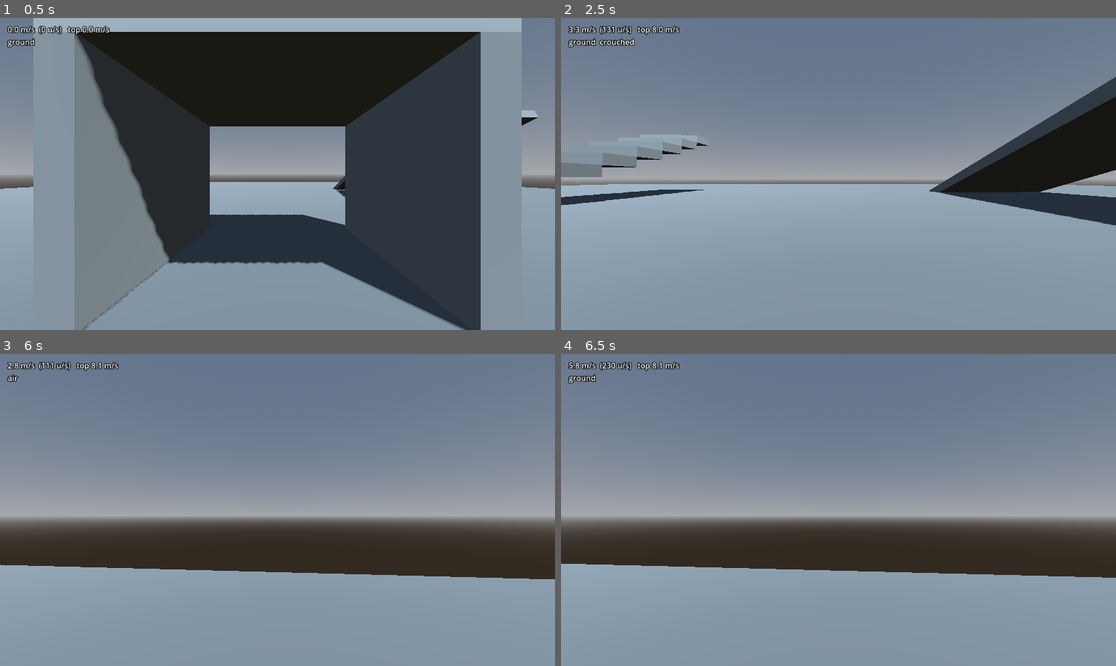
Above: before the commit, frames 1-4 (two rows, left to right).
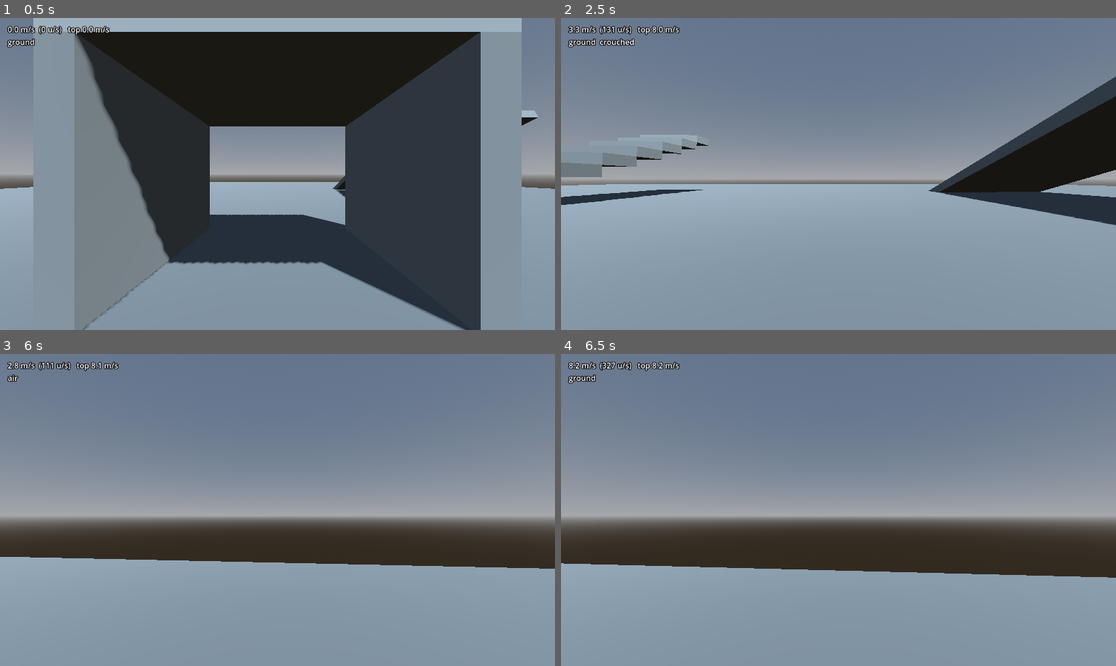
Above: after the commit, the same moments.

Repository: alanfischer/pmove-godot
Game: Godot game, scene res://demo/demo.tscn
Two runs of this game, one before a commit and one after it. Both use one fixed random seed, a clock stepped at 60 frames per second and the inputs below.
Inputs (mouse positions are in pixels of both pictures, inside the frame that each line leads up to):
- Up to frame 1 (0.5 s): no input
- Up to frame 2 (2.5 s): tap Enter at 0.5 s; move the mouse to (866, 174) at 0.52 s; hold Ctrl 0.53-1.28 s; hold W from 0.53 s (still down); tap Space at 0.77, 1.52 s; move the mouse to (810, 174) at 1.27 s; tap Shift at 1.35 s; move the mouse to (849, 167) at 2.02 s; hold Ctrl from 2.03 s (still down)
- Up to frame 3 (6 s): move the mouse to (271, 516) at 2.77 s; release Ctrl at 2.78 s; tap Shift at 2.85, 4.35, 5.85 s; tap Space at 3.02, 3.77, 4.52, 5.75 s; move the mouse to (316, 513) at 3.52 s; hold Ctrl 3.53-4.28 s; move the mouse to (233, 506) at 4.27 s; move the mouse to (283, 510) at 5.02 s; hold Ctrl 5.03-5.78 s; move the mouse to (255, 503) at 5.77 s; release W at 5.78 s; hold D from 5.78 s (still down)
- Up to frame 4 (6.5 s): keep holding D; tap Space at 6.02 s

Frame 1 is identical in both runs. In frame 2, 0.2% of the frame differs, in the area x 0-100%, y 18-67%; in frame 3, 3.0%, in the area x 0-100%, y 65-73%; in frame 4, 0.1%.

Commit message:
Climb stairs with either hull: the demo goes back to a capsule
With lands_walkable, a box no longer has to stand in for the step test, so the
demo is a capsule again and the README stops telling consumers to use a box.
The stair test now walks both hulls up the same stairs and both into the
59-degree control. With the fallback off, the capsule fails the climb (0.00 m
against 1.2 m) and the box still passes.

set_collision_height keeps its box branch. That is how a box hull is resized,
not anything to do with stepping.

Co-Authored-By: Claude Opus 5.5 <noreply@anthropic.com>
Claude-Session: https://claude.ai/code/session_014R1AA6u8DPbxVpNck5nkqR

Diff:
--- a/demo/demo.gd
+++ b/demo/demo.gd
@@ -111,13 +111,11 @@
 	_char.floor_snap_length = 0.0
 	_char.platform_floor_layers = 0
 
-	# A box, as GoldSrc's hulls are. walk_move's step test reads the landing's contact normal,
-	# and a capsule lands on a stair's edge, where that normal tilts toward it: it stalls at
-	# the first riser.
 	var shape := CollisionShape3D.new()
-	var hull := BoxShape3D.new()
-	hull.size = Vector3(0.8, _cfg.stand_height, 0.8)
-	shape.shape = hull
+	var capsule := CapsuleShape3D.new()
+	capsule.height = _cfg.stand_height
+	capsule.radius = 0.4
+	shape.shape = capsule
 	shape.position.y = _cfg.stand_height * 0.5
 	_char.add_child(shape)
 
--- a/tests/test_rounded_hull_steps.gd
+++ b/tests/test_hull_steps.gd
@@ -1,10 +1,14 @@
 extends "res://tests/suite.gd"
-## A capsule steps up stairs it can walk up — and still not up a slope it can't stand on.
+## Box and capsule hulls both step up stairs they can walk up — and neither up a slope it can't
+## stand on.
 ##
 ## The step path accepts a landing by its contact normal. A box lands flat on a stair top; a
 ## capsule lands on the stair's edge, where the normal points at its centre, and from rest
 ## against a 0.4 m riser that read ~0.3: the capsule stopped dead at the first step and never
 ## climbed it. Real bodies here, because the contact normal is the physics server's answer.
+
+# Preloaded, not the class_name: a fresh checkout (CI) has no class cache to resolve it from.
+const GodotBodyScript = preload("res://addons/pmove/godot_body.gd")
 
 const Movement = preload("res://addons/pmove/movement.gd")
 const InputCommand = preload("res://addons/pmove/input_command.gd")
@@ -26,23 +30,29 @@
 	_root().add_child(_keep(sb))
 
 
-## Walks a capsule player toward -z for `ticks`; returns the highest it got.
-func _walk(ticks: int, start := Vector3.ZERO, move := Vector2(0, -1)) -> float:
+func _hulls() -> Dictionary:
+	var cap := CapsuleShape3D.new()
+	cap.radius = 0.4
+	cap.height = 1.8
+	var box := BoxShape3D.new()
+	box.size = Vector3(0.8, 1.8, 0.8)
+	return {"capsule": cap, "box": box}
+
+
+## Walks a player with `hull` toward -z for `ticks`; returns the highest it got.
+func _walk(hull: Shape3D, ticks: int, start := Vector3.ZERO, move := Vector2(0, -1)) -> float:
 	var player := CharacterBody3D.new()
 	player.floor_max_angle = deg_to_rad(46.0)
 	player.floor_snap_length = 0.0
 	var cs := CollisionShape3D.new()
-	var cap := CapsuleShape3D.new()
-	cap.radius = 0.4
-	cap.height = 1.8
-	cs.shape = cap
+	cs.shape = hull
 	cs.position.y = 0.9
 	player.add_child(cs)
-	_root().add_child(_keep(player))
+	_root().add_child(player)
 	player.global_position = start
 
 	var sim := Movement.Simulation.new(MovementConfig.new())
-	var body := GodotBody.new(player)
+	var body := GodotBodyScript.new(player)
 	var state := Movement.MovementState.new()
 	state.on_floor = true
 	var top := 0.0
@@ -52,24 +62,29 @@
 		cmd.delta = 1.0 / 60.0
 		sim.simulate_tick(body, state, cmd)
 		top = maxf(top, player.global_position.y)
+	# Gone now, or it stands in the next hull's way.
+	_root().remove_child(player)
+	player.free()
 	return top
 
 
-func test_capsule_climbs_stairs_from_rest() -> void:
+func test_climbs_stairs_from_rest() -> void:
 	_slab(Vector3(20, 1, 20), Vector3(0, -0.5, 0))
 	for i in 3:
 		_slab(Vector3(3, RISER, TREAD), Vector3(0, RISER * 0.5 + i * RISER, -1.0 - TREAD * 0.5 - i * TREAD))
 	# Starts touching the first riser: no run-up, so no tick ever overhangs the edge far enough
 	# for the contact normal alone to pass.
-	var top := _walk(90, Vector3(0, 0, -0.6))
-	assert_almost_eq(top, RISER * 3, 0.02, "the capsule should reach the third step's top")
+	for name: String in _hulls():
+		var top := _walk(_hulls()[name], 90, Vector3(0, 0, -0.6))
+		assert_almost_eq(top, RISER * 3, 0.02, "the %s should reach the third step's top" % name)
 
 
-func test_capsule_still_refuses_a_slope_it_cannot_stand_on() -> void:
+func test_refuses_a_slope_it_cannot_stand_on() -> void:
 	# The control: past the contact on a 59-degree face is the same face, so the step path must
 	# keep refusing it (ww_2fort's lift ropes, normal.y 0.51).
 	_slab(Vector3(20, 1, 20), Vector3(0, -0.5, 0))
 	var t := acos(0.51)
 	_slab(Vector3(8, 1, 3), Vector3(-sin(t), cos(t), 0) * -0.5, t)
-	var top := _walk(90, Vector3(-3.0, 0.0, 0), Vector2(1, 0))
-	assert_lt(top, 0.6, "a capsule must not step its way up a slope steeper than it can stand on")
+	for name: String in _hulls():
+		var top := _walk(_hulls()[name], 90, Vector3(-3.0, 0.0, 0), Vector2(1, 0))
+		assert_lt(top, 0.6, "a %s must not step its way up a slope steeper than it can stand on" % name)
Not shown, changed: README.md
